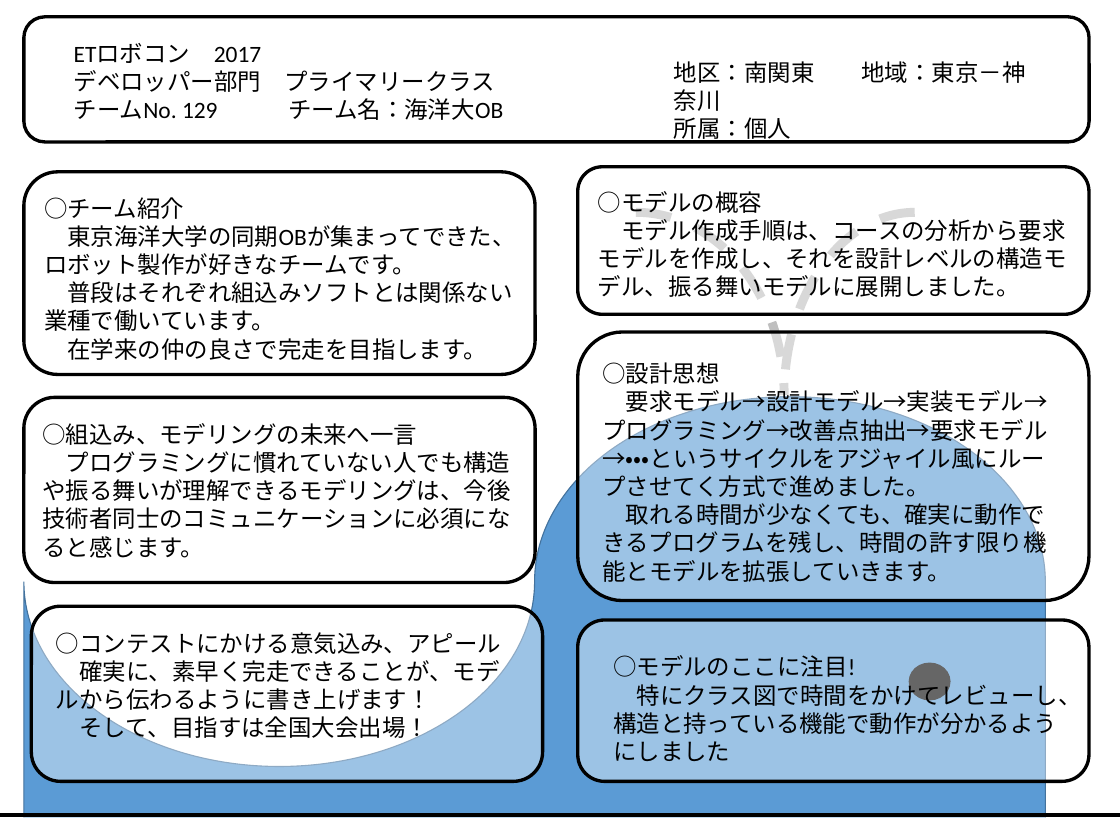
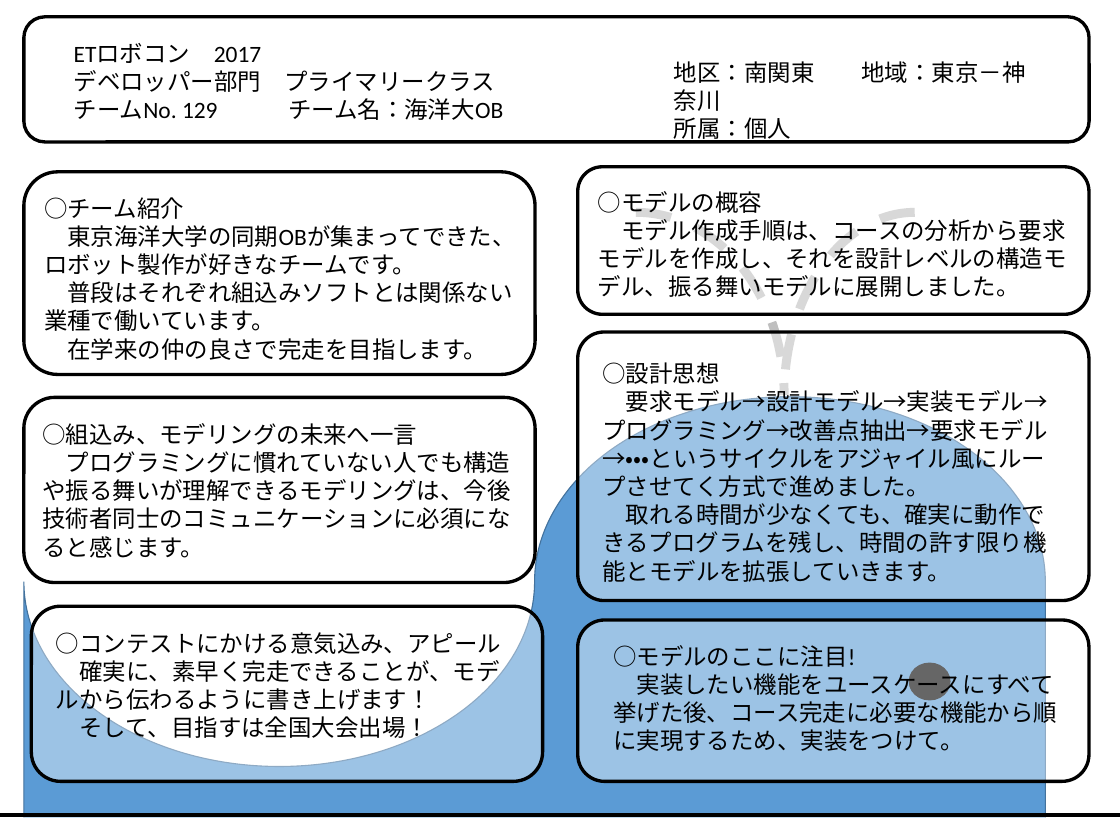
Before and after one commit to the-wizard-of-oz/ET_RoboCon_2017, a slide deck: slide 1 of 提出用シート.pptx. Drawn at 1120x840 pixels with LibreOffice and Linux fonts; fonts in the diff are those of the drawing. Boxes give left, top, right and bottom in pixels: in the first picture for what was removed or moved away, otherwise in the second. Text is boxed around its words. In the diff, an @@ line names an element or a change of style, - is before the commit and + after.

```diff
--- a/提出用シート.pptx
+++ b/提出用シート.pptx
@@ rounded rectangle at <box>578,332,1089,601</box>: proportions changed @@
@@ text "○モデルのここに注目!": place and size @@
-text "○モデルのここに注目!" at <box>613,655,1082,761</box>
+text "○モデルのここに注目!" at <box>613,645,1057,751</box>
@@ text at <box>613,669,1057,751</box>: text changed @@
-特にクラス図で時間をかけてレビューし、構造と持っている機能で動作が分かるようにしました
+実装したい機能をユースケースにすべて挙げた後、コース完走に必要な機能から順に実現するため、実装をつけて。
```
Also in this commit, not shown: 2 other slides changed.
